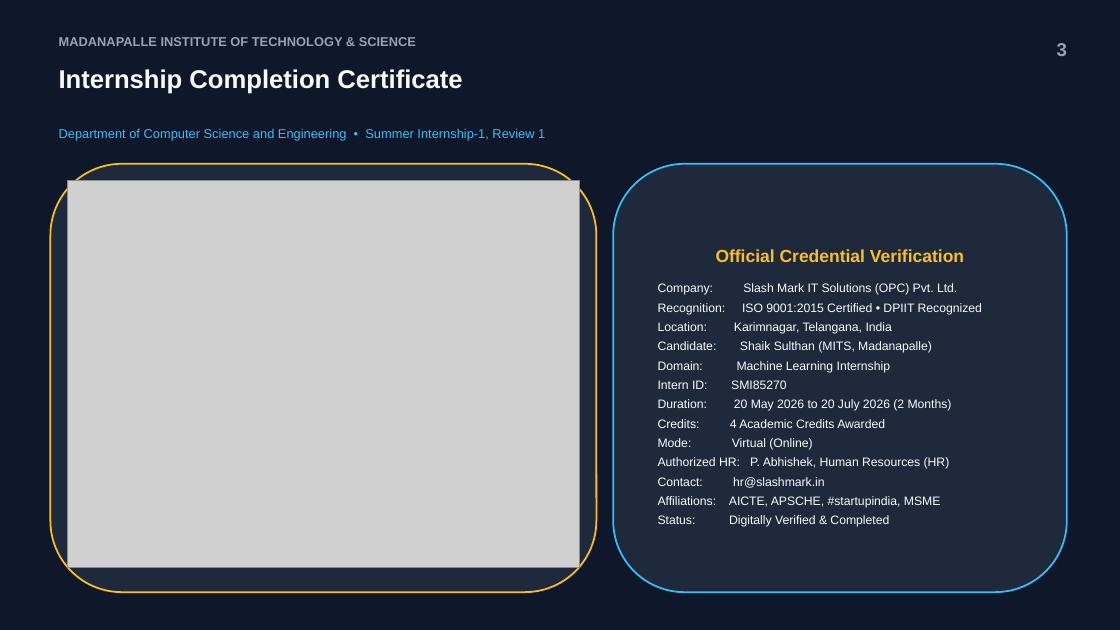
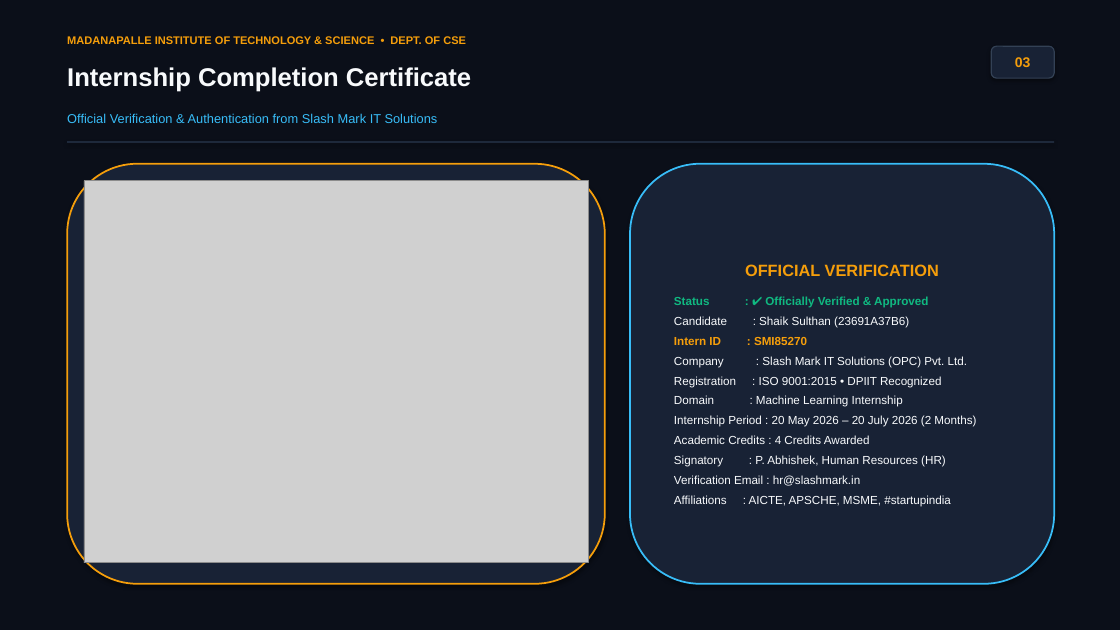
Before and after one commit to sulthan-shaik77/Sparkcv, a slide deck: slide 3 of SparkCV_Project_Presentation.pptx. Drawn at 1120x630 pixels with LibreOffice and Linux fonts; fonts in the diff are those of the drawing; grey boxes stand for pictures. Boxes give left, top, right and bottom in pixels: in the first picture for what was removed or moved away, otherwise in the second. Text is boxed around its words. In the diff, an @@ line names an element or a change of style, - is before the commit and + after.

```diff
--- a/SparkCV_Project_Presentation.pptx
+++ b/SparkCV_Project_Presentation.pptx
@@ background #0F172A to #0B0F19 @@
@@ text at [67, 36, 466, 44]: text changed; size 11 to 9.5 pt; text colour #94A3B8 to #F59E0B @@
-MADANAPALLE INSTITUTE OF TECHNOLOGY & SCIENCE
+MADANAPALLE INSTITUTE OF TECHNOLOGY & SCIENCE • DEPT. OF CSE
@@ rounded rectangle added at [991, 46, 1054, 78], fill #182235, outline #334155 1 pt, 12 pt, text #F59E0B, bold @@
+03
@@ text removed at [1057, 43, 1067, 56] @@
-3
@@ text "Internship Completion Certificate": place and size @@
-text "Internship Completion Certificate" at [59, 69, 462, 94]
+text "Internship Completion Certificate" at [67, 67, 471, 92]
@@ text added at [67, 113, 438, 123], 11 pt, text #38BDF8 @@
+Official Verification & Authentication from Slash Mark IT Solutions
@@ text removed at [59, 128, 545, 141] @@
-Department of Computer Science and Engineering • Summer Internship-1, Review 1
@@ rectangle added at [67, 141, 1054, 143], fill #1E293B @@
@@ rounded rectangle: place and size @@
-rounded rectangle at [50, 164, 597, 592]
+rounded rectangle at [67, 164, 605, 584]
@@ rounded rectangle at [67, 164, 605, 584]: fill #1E293B to #182235; outline #FBBF24 1.5 pt to #F59E0B 1.5 pt; shadow on @@
@@ rounded rectangle "OFFICIAL VERIFICATION": place and size @@
-rounded rectangle "OFFICIAL VERIFICATION" at [613, 164, 1067, 592]
+rounded rectangle "OFFICIAL VERIFICATION" at [630, 164, 1054, 584]
@@ rounded rectangle "OFFICIAL VERIFICATION" at [630, 164, 1054, 584]: fill #1E293B to #182235; shadow on @@
@@ picture: place and size @@
-picture at [67, 181, 580, 567]
+picture at [84, 181, 588, 563]
@@ text in rounded rectangle at [674, 264, 976, 507]: text changed; size 10.5 to 10 pt @@
-Official Credential Verification
-Company: Slash Mark IT Solutions (OPC) Pvt. Ltd.
-Recognition: ISO 9001:2015 Certified • DPIIT Recognized
-Location: Karimnagar, Telangana, India
-Candidate: Shaik Sulthan (MITS, Madanapalle)
-Domain: Machine Learning Internship
-Intern ID: SMI85270
-Duration: 20 May 2026 to 20 July 2026 (2 Months)
-Credits: 4 Academic Credits Awarded
-Mode: Virtual (Online)
-Authorized HR: P. Abhishek, Human Resources (HR)
-Contact: hr@slashmark.in
-Affiliations: AICTE, APSCHE, #startupindia, MSME
-Status: Digitally Verified & Completed
+OFFICIAL VERIFICATION
+Status : ✔ Officially Verified & Approved
+Candidate : Shaik Sulthan (23691A37B6)
+Intern ID : SMI85270
+Company : Slash Mark IT Solutions (OPC) Pvt. Ltd.
+Registration : ISO 9001:2015 • DPIIT Recognized
+Domain : Machine Learning Internship
+Internship Period : 20 May 2026 – 20 July 2026 (2 Months)
+Academic Credits : 4 Credits Awarded
+Signatory : P. Abhishek, Human Resources (HR)
+Verification Email : hr@slashmark.in
+Affiliations : AICTE, APSCHE, MSME, #startupindia
```
Also in this commit, not shown: 4 other slides changed, 6 slides added, 6 slides removed, 3 other files.
